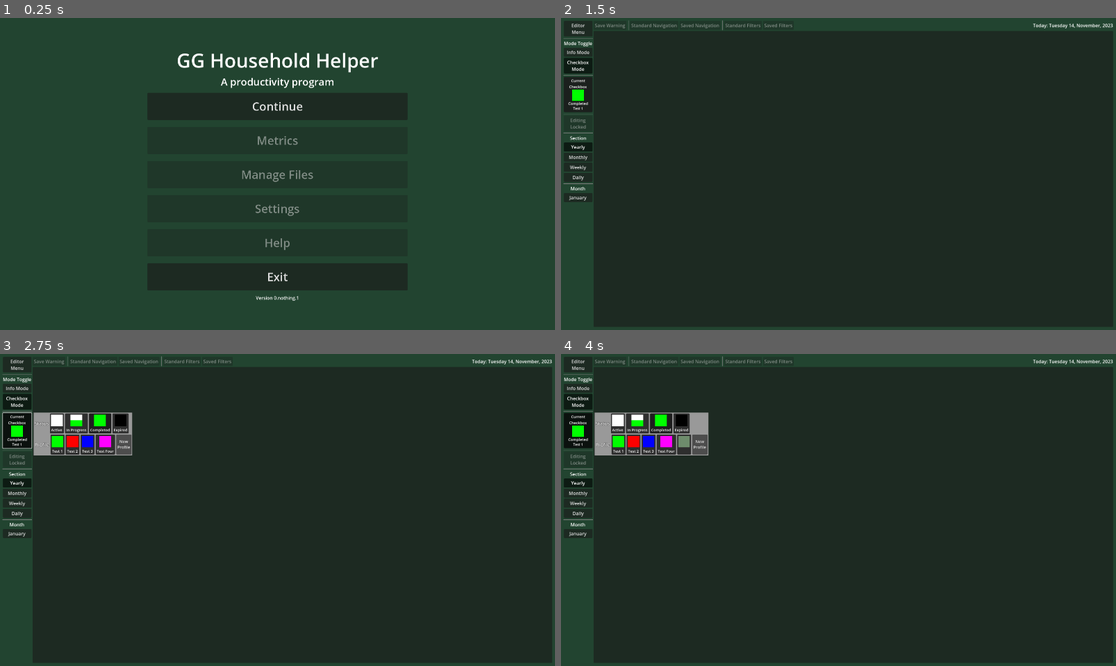
Above: before the commit, frames 1-4 (two rows, left to right).
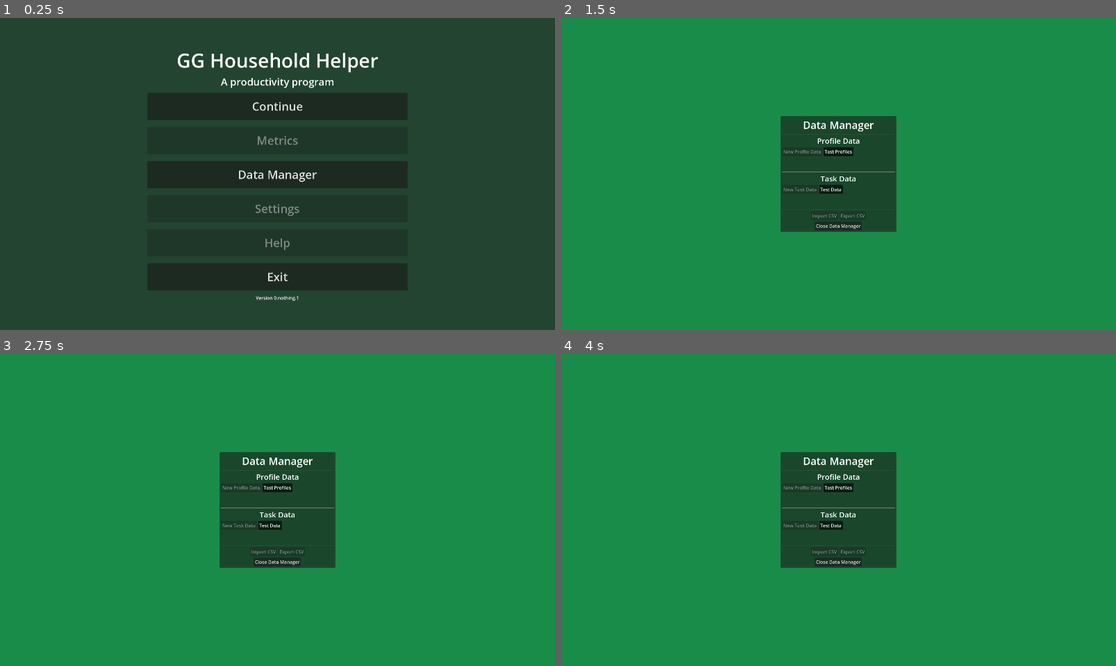
Above: after the commit, the same moments.

Repository: Phoenix-Greenleaf/GG-Household-Helper
Game: Godot game, scene res://scenes/main_menu.tscn
The game is run twice, just before and just after one commit, with the same random seed, the same clock (stepped at 60 frames per second) and the same inputs.
Inputs (mouse positions are in pixels of both pictures, inside the frame that each line leads up to):
- Up to frame 1 (0.25 s): no input
- Up to frame 2 (1.5 s): click (838, 174) at 0.5 s, where only the run after the commit has a clickable "Data Manager"; click (838, 105) at 1.25 s, where only the run before the commit has a clickable "Continue"
- Up to frame 3 (2.75 s): click (16, 432) at 2.02 s
- Up to frame 4 (4 s): click (683, 444) at 2.75 s, where only the run before the commit has a clickable "New Profile"; click (716, 438) at 3.5 s, where only the run before the commit has a clickable "Accept"

The runs differ from the first frame. In frame 1, 0.3% of the frame differs, in the area x 43-58%, y 48-53%; in frame 2, 99%, in the area x 0-100%, y 0-100%; in frame 3, 99%; in frame 4, 99%.

Commit message:
Data Manager screen added to main menu
Now you can manage the data before and during the editor.

Diff:
--- /dev/null
+++ b/scenes/data_manager_screen.gd
@@ -0,0 +1,10 @@
+extends MarginContainer
+
+
+func _ready() -> void:
+	SignalBus.data_manager_close.connect(close_data_manager_screen)
+
+
+
+func close_data_manager_screen() -> void:
+	get_tree().change_scene_to_file("res://scenes/main_menu.tscn")
--- /dev/null
+++ b/scenes/data_manager_screen.tscn
@@ -0,0 +1,21 @@
+[gd_scene load_steps=3 format=3 uid="uid://cmarrcbuuyj62"]
+
+[ext_resource type="Script" path="res://scenes/data_manager_screen.gd" id="1_fuc6o"]
+[ext_resource type="PackedScene" uid="uid://b2gi1xlrdmw1p" path="res://gui/data_manager/data_manager.tscn" id="2_glwho"]
+
+[node name="DataManagerScreen" type="MarginContainer"]
+anchors_preset = 15
+anchor_right = 1.0
+anchor_bottom = 1.0
+grow_horizontal = 2
+grow_vertical = 2
+script = ExtResource("1_fuc6o")
+
+[node name="ColorRect" type="ColorRect" parent="."]
+layout_mode = 2
+color = Color(0.101961, 0.54902, 0.286275, 1)
+
+[node name="DataManager" parent="." instance=ExtResource("2_glwho")]
+layout_mode = 2
+size_flags_horizontal = 4
+size_flags_vertical = 4
--- a/scenes/main_menu.gd
+++ b/scenes/main_menu.gd
@@ -8,3 +8,8 @@
 
 func _on_exit_button_pressed() -> void:
 	get_tree().quit()
+
+
+
+func _on_data_manager_button_pressed() -> void:
+	get_tree().change_scene_to_file("res://scenes/data_manager_screen.tscn")
--- a/scenes/main_menu.tscn
+++ b/scenes/main_menu.tscn
@@ -95,11 +95,10 @@
 theme_override_constants/margin_right = 10
 theme_override_constants/margin_bottom = 10
 
-[node name="ManageButton" type="Button" parent="MainMargin/MainVBox/MenuMargin/MenuVBox/ManageMargin"]
+[node name="DataManagerButton" type="Button" parent="MainMargin/MainVBox/MenuMargin/MenuVBox/ManageMargin"]
 layout_mode = 2
 theme_override_font_sizes/font_size = 40
-disabled = true
-text = "Manage Files"
+text = "Data Manager"
 
 [node name="SettingsMargin" type="MarginContainer" parent="MainMargin/MainVBox/MenuMargin/MenuVBox"]
 layout_mode = 2
@@ -148,4 +147,5 @@
 horizontal_alignment = 1
 
 [connection signal="pressed" from="MainMargin/MainVBox/MenuMargin/MenuVBox/ContinueMargin/NewContinueButton" to="." method="_on_new_continue_button_pressed"]
+[connection signal="pressed" from="MainMargin/MainVBox/MenuMargin/MenuVBox/ManageMargin/DataManagerButton" to="." method="_on_data_manager_button_pressed"]
 [connection signal="pressed" from="MainMargin/MainVBox/MenuMargin/MenuVBox/ExitMargin/ExitButton" to="." method="_on_exit_button_pressed"]
